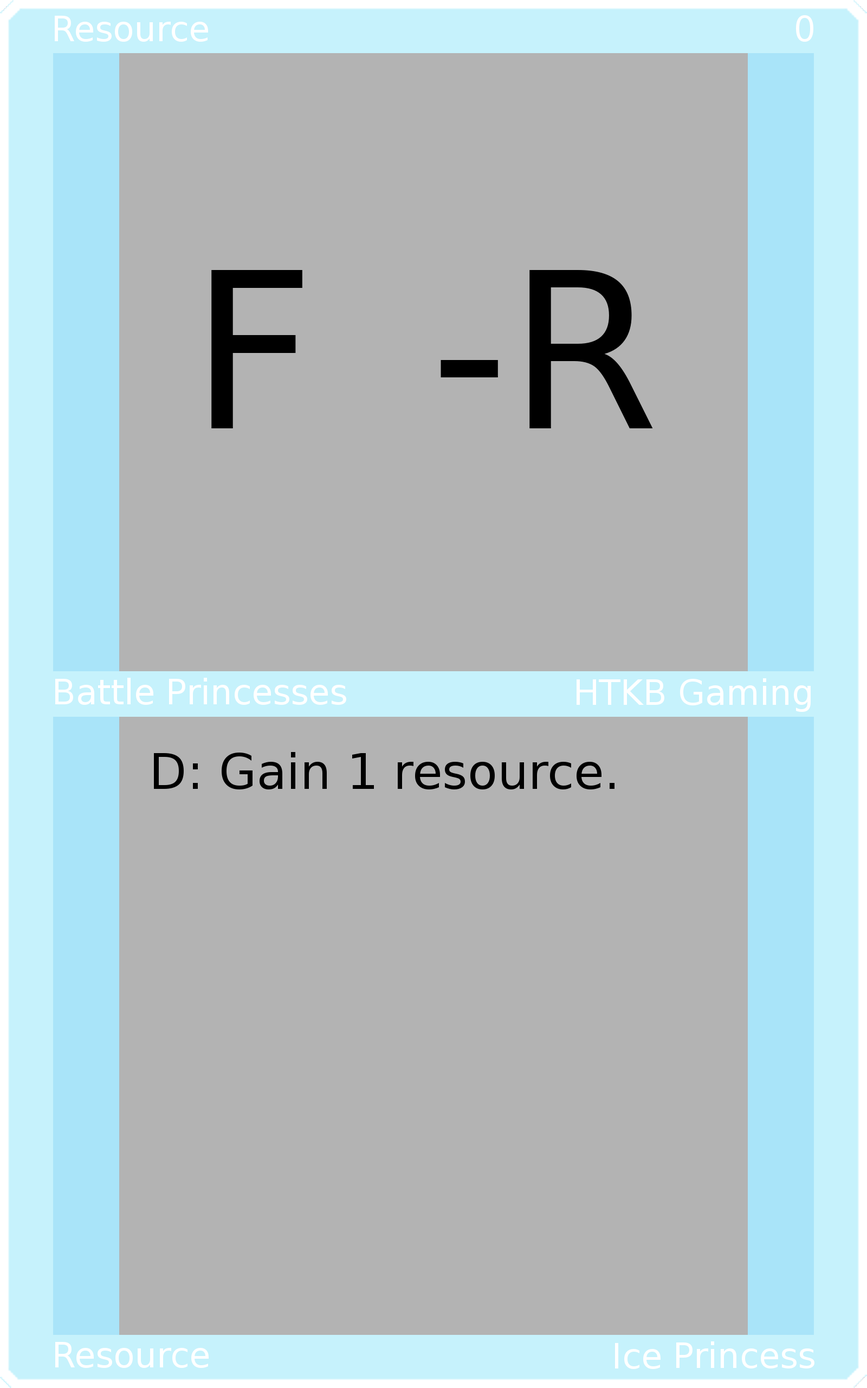
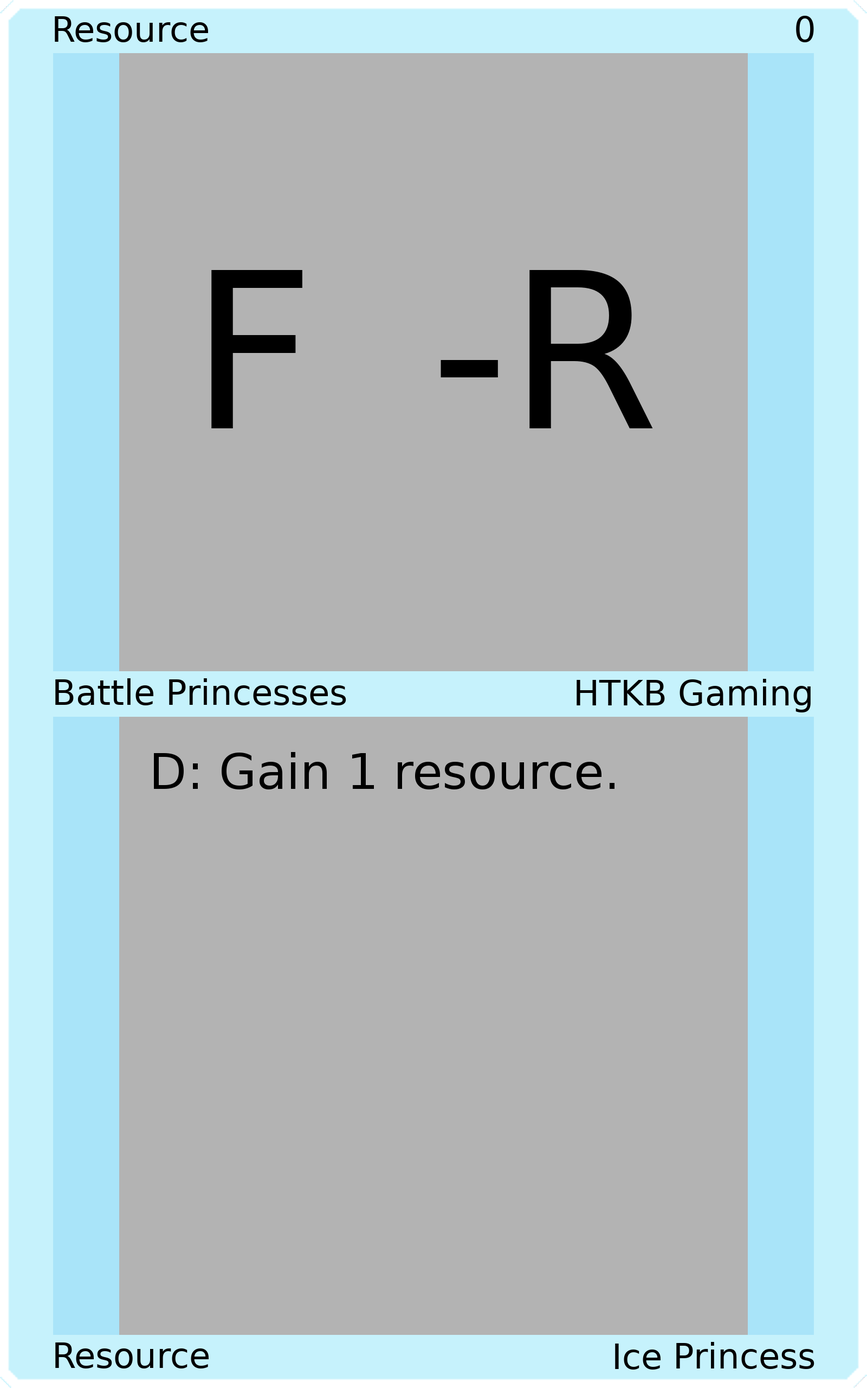
Two versions of the same layered image (867 x 1388). Layer-by-layer changes:
painted on "Upper Left" over (x1=54, y1=15, x2=209, y2=43)
painted on "Upper Right" over (x1=796, y1=15, x2=815, y2=43)
painted on "Mid Left" over (x1=55, y1=677, x2=347, y2=706)
painted on "Mid Right" over (x1=576, y1=678, x2=811, y2=713)
painted on "Bottom Left" over (x1=55, y1=1341, x2=209, y2=1369)
painted on "Bottom Right" over (x1=615, y1=1340, x2=815, y2=1370)
